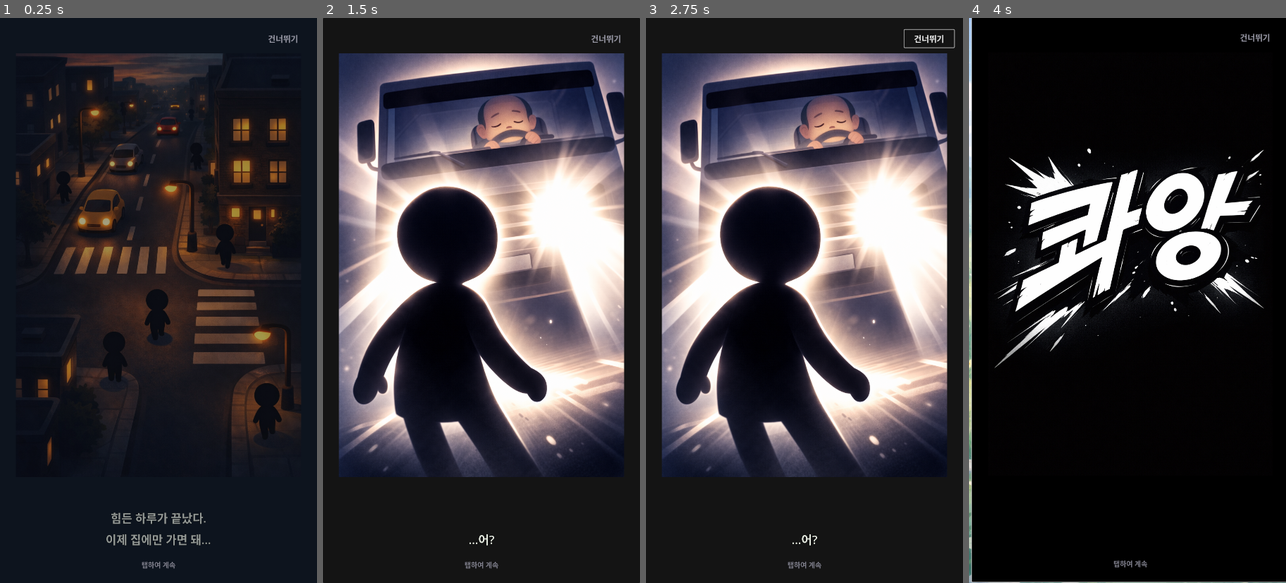
Above: before the commit, frames 1-4 (left to right).
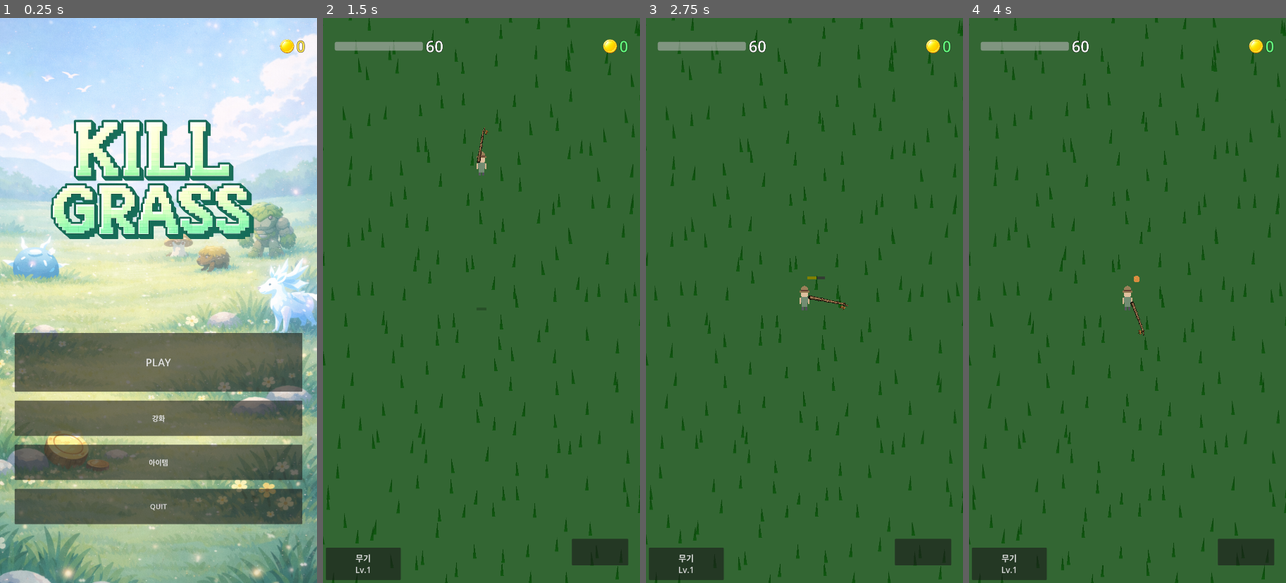
Above: after the commit, the same moments.

Repository: yellyB/game-kill_grass
Game: Godot game, scene res://scenes/ui/main_menu.tscn
Same seed, same stepped clock (60 frames per second), same inputs: the game is played once before the commit and once after it. Sound files missing from this copy of the repository are replaced by a short silence.
Inputs (mouse positions are in pixels of both pictures, inside the frame that each line leads up to):
- Up to frame 1 (0.25 s): no input
- Up to frame 2 (1.5 s): click (481, 362) at 0.5 s, where only the run after the commit has a clickable "PLAY"; click (481, 402) at 1.25 s, where only the run after the commit has a clickable "게임 입장"
- Up to frame 3 (2.75 s): drag from (912, 46) to (836, 176) at 2.02 s
- Up to frame 4 (4 s): click (1127, 300) at 2.77 s; drag from (1064, 328) to (1111, 413) at 3.52 s

The runs differ from the first frame. In frame 1, 100% of the frame differs, in the area x 0-100%, y 0-100%; in frame 2, 100%; in frame 3, 100%; in frame 4, 100%.
Error after the commit: Parse Error: Preload file "res://resources/images/icon/go_back.png" does not exist. (res://scripts/upgrade_panel.gd:67)

Commit message:
Replace back-to-menu text with go_home icon, rename back.png to go_back.png
- BackToMenuBtn: text removed, go_home.png icon added, moved to bottom-right
- Rename back.png → go_back.png in upgrade_panel and item_panel
- Update timer label paths for HBox grouping

Co-Authored-By: Claude Opus 4.6 <noreply@anthropic.com>

Diff:
--- a/scenes/core/main.tscn
+++ b/scenes/core/main.tscn
@@ -114,19 +114,17 @@
 [node name="BackToMenuUI" type="CanvasLayer" parent="."]
 
 [node name="BackToMenuBtn" type="Button" parent="BackToMenuUI"]
-anchors_preset = 7
-anchor_left = 0.5
+anchors_preset = 3
+anchor_left = 1.0
 anchor_top = 1.0
-anchor_right = 0.5
-anchor_bottom = 1.0
-offset_left = -125.0
-offset_top = -120.0
-offset_right = 125.0
-offset_bottom = -10.0
-grow_horizontal = 2
+anchor_right = 1.0
+anchor_bottom = 1.0
+offset_left = -232.0
+offset_top = -150.0
+offset_right = -40.0
+offset_bottom = -60.0
+grow_horizontal = 0
 grow_vertical = 0
-theme_override_font_sizes/font_size = 28
-text = "처음으로"
 
 [node name="ConfirmDialog" parent="BackToMenuUI" instance=ExtResource("12_confirm")]
 
--- a/scripts/item_panel.gd
+++ b/scripts/item_panel.gd
@@ -139,7 +139,7 @@
   update_money_display()
 
   # Button styles
-  close_btn.icon = preload("res://resources/images/icon/back.png")
+  close_btn.icon = preload("res://resources/images/icon/go_back.png")
   close_btn.expand_icon = true
   GameManager.style_button(close_btn, "muted")
   _position_close_btn()
--- a/scripts/main.gd
+++ b/scripts/main.gd
@@ -21,8 +21,8 @@
 @onready var session_earnings_label: Label = $BackToMenuUI/SessionEndOverlay/SessionEarningsLabel
 @onready var bonus_label: Label = $BackToMenuUI/SessionEndOverlay/BonusLabel
 @onready var tap_to_return_label: Label = $BackToMenuUI/SessionEndOverlay/TapToReturnLabel
-@onready var timer_label: Label = $HUD/PaddedArea/TimerLabel
-@onready var timer_progress: ProgressBar = $HUD/PaddedArea/TimerProgressBar
+@onready var timer_label: Label = $HUD/PaddedArea/TimerHBox/TimerLabel
+@onready var timer_progress: ProgressBar = $HUD/PaddedArea/TimerHBox/TimerProgressBar
 
 var session_time_remaining: float = SESSION_TIME
 var session_ended: bool = false
@@ -42,6 +42,10 @@
   confirm_dialog.dialog_cancelled.connect(_on_cancel_back_to_menu)
 
   # Button styles
+  back_to_menu_btn.text = ""
+  back_to_menu_btn.icon = preload("res://resources/images/icon/go_home.png")
+  back_to_menu_btn.expand_icon = true
+  back_to_menu_btn.icon_alignment = HORIZONTAL_ALIGNMENT_CENTER
   GameManager.style_button(back_to_menu_btn, "muted")
 
   # Setup session end overlay
--- a/scripts/upgrade_panel.gd
+++ b/scripts/upgrade_panel.gd
@@ -64,7 +64,7 @@
   WeaponManager.weapon_changed.connect(_on_weapon_changed)
 
   # Button styles
-  close_btn.icon = preload("res://resources/images/icon/back.png")
+  close_btn.icon = preload("res://resources/images/icon/go_back.png")
   close_btn.expand_icon = true
   GameManager.style_button(close_btn, "muted")
   _position_close_btn()
